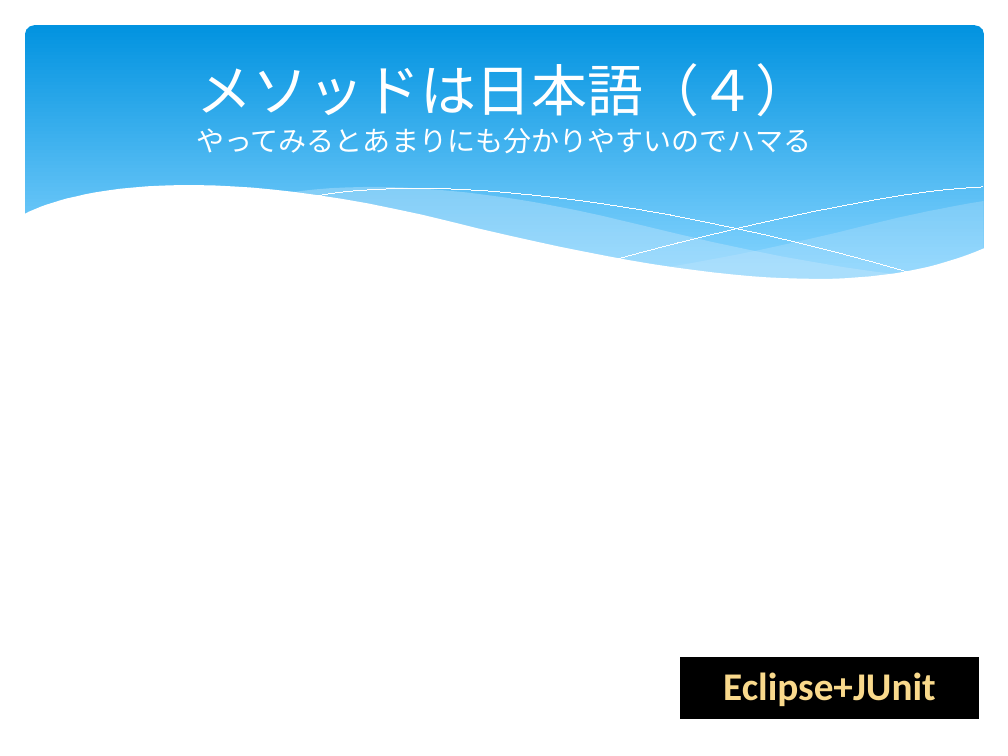
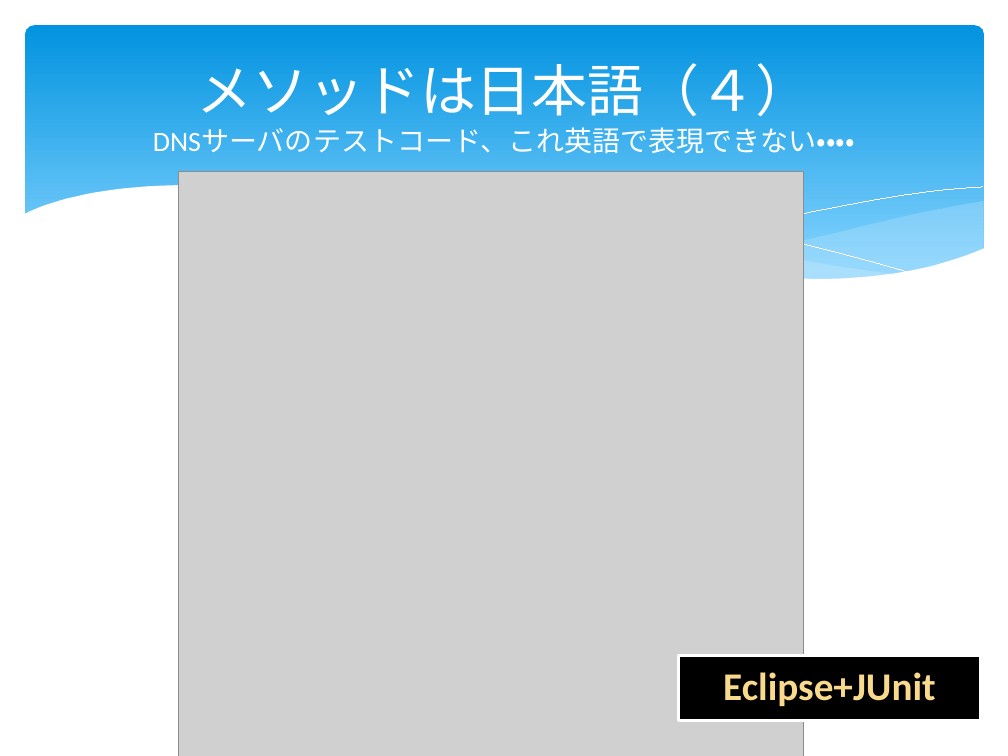
Before and after one commit to furuya02/clrh78, a slide deck: slide 28 of C# から Java へのプログラム移植で体験したTDDの効果は？.pptx (slide 40 before the commit). Drawn at 1008x756 pixels with LibreOffice and Linux fonts; fonts in the diff are those of the drawing; grey boxes stand for pictures. Boxes give left, top, right and bottom in pixels: in the first picture for what was removed or moved away, otherwise in the second. Text is boxed around its words. In the diff, an @@ line names an element or a change of style, - is before the commit and + after.

```diff
--- a/C# から Java へのプログラム移植で体験したTDDの効果は？.pptx
+++ b/C# から Java へのプログラム移植で体験したTDDの効果は？.pptx
@@ title at (153,63,855,154): text changed @@
-メソッドは日本語（４）
-やってみるとあまりにも分かりやすいのでハマる
+メソッドは日本語（４）
+DNSサーバのテストコード、これ英語で表現できない・・・・
@@ picture added at (178,171,803,756) @@
```
Also in this commit, not shown: 17 other slides changed, 13 slides added, 3 slides removed.
